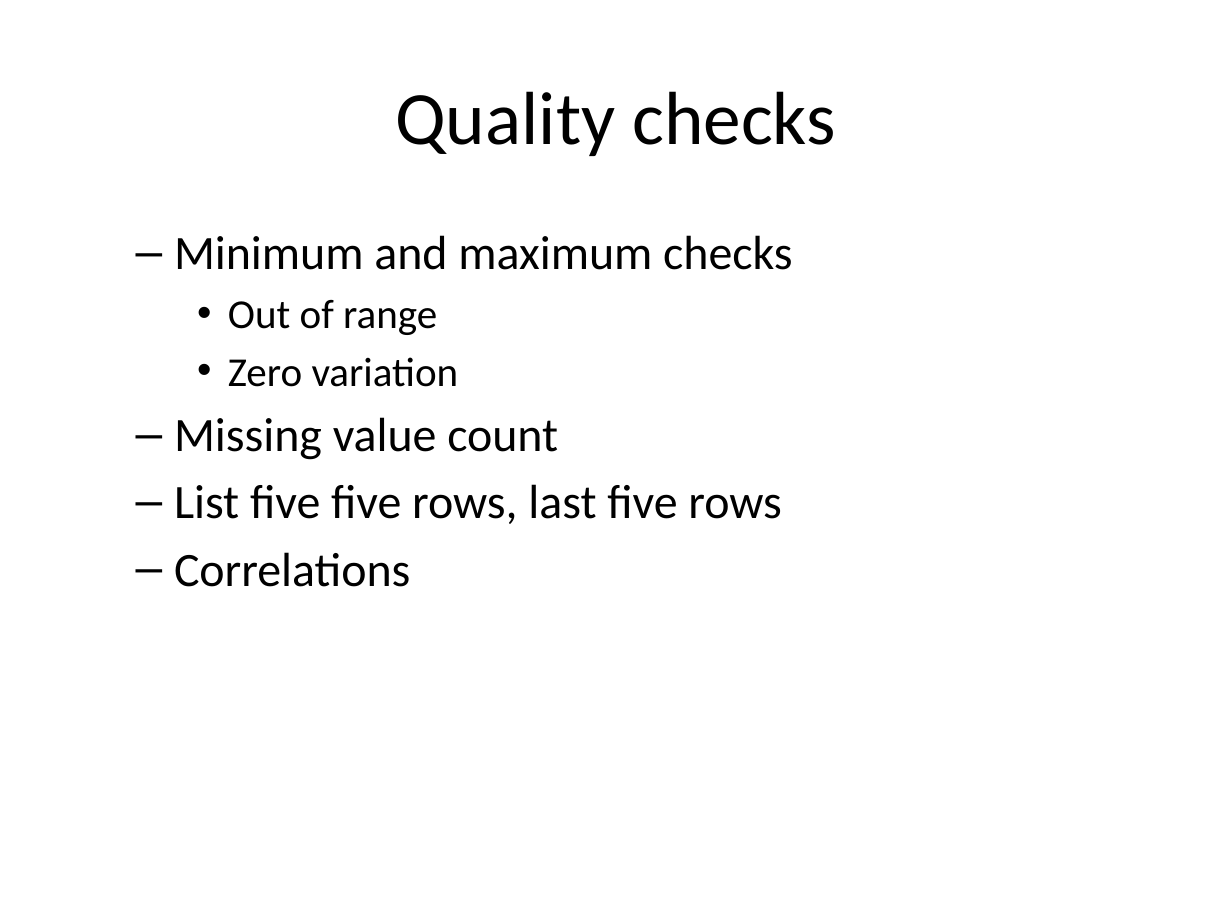
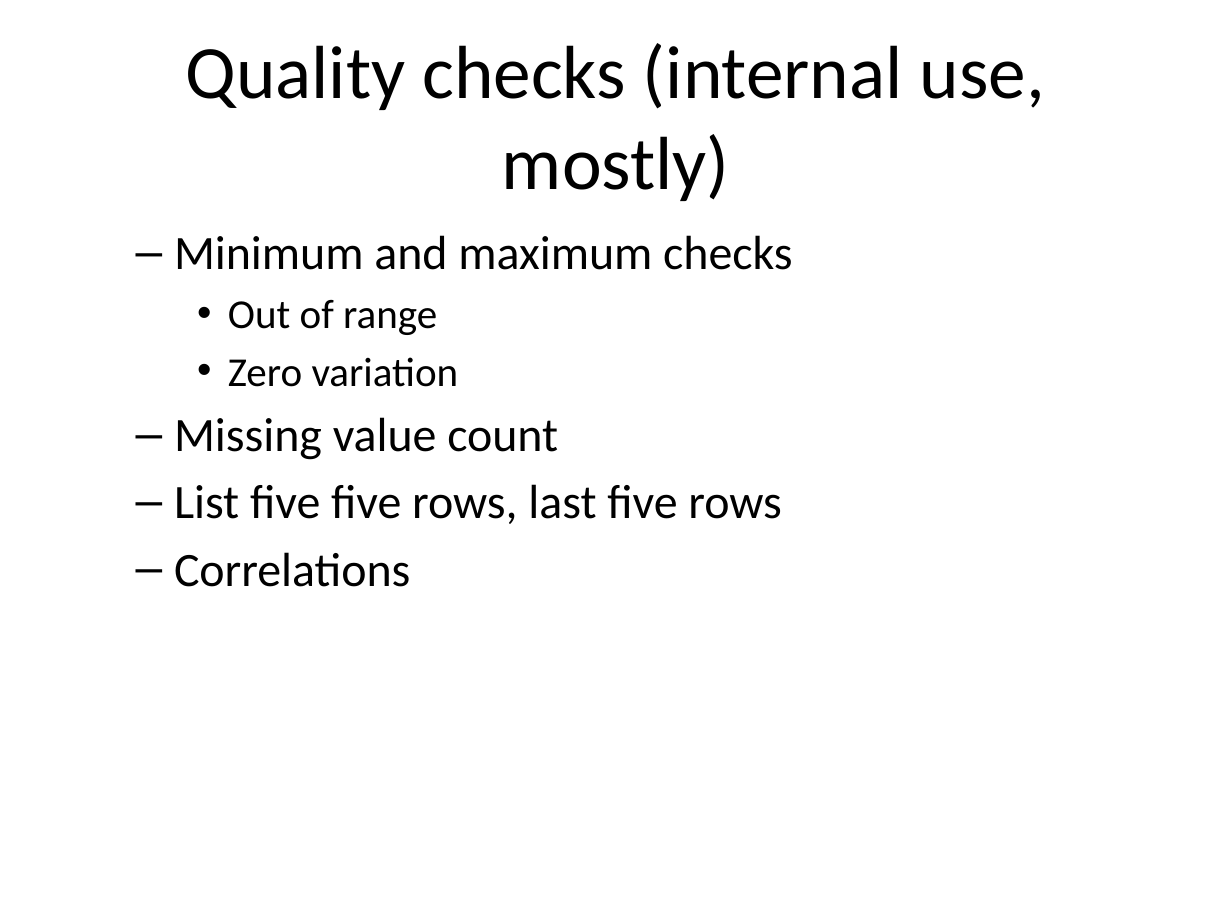
Before and after one commit to classes-medb/5510, a slide deck: slide 86 of src/video-12-hypothesis-testing.pptx (slide 70 before the commit). Drawn at 1232x924 pixels with LibreOffice and Linux fonts; fonts in the diff are those of the drawing. Boxes give left, top, right and bottom in pixels: in the first picture for what was removed or moved away, otherwise in the second. Text is boxed around its words. In the diff, an @@ line names an element or a change of style, - is before the commit and + after.

```diff
--- a/src/video-12-hypothesis-testing.pptx
+++ b/src/video-12-hypothesis-testing.pptx
@@ title at (186, 43, 1045, 201): text changed @@
-Quality checks
+Quality checks (internal use, mostly)
```
Also in this commit, not shown: 8 other slides changed, 33 slides added, 3 slides removed, 21 other files.
